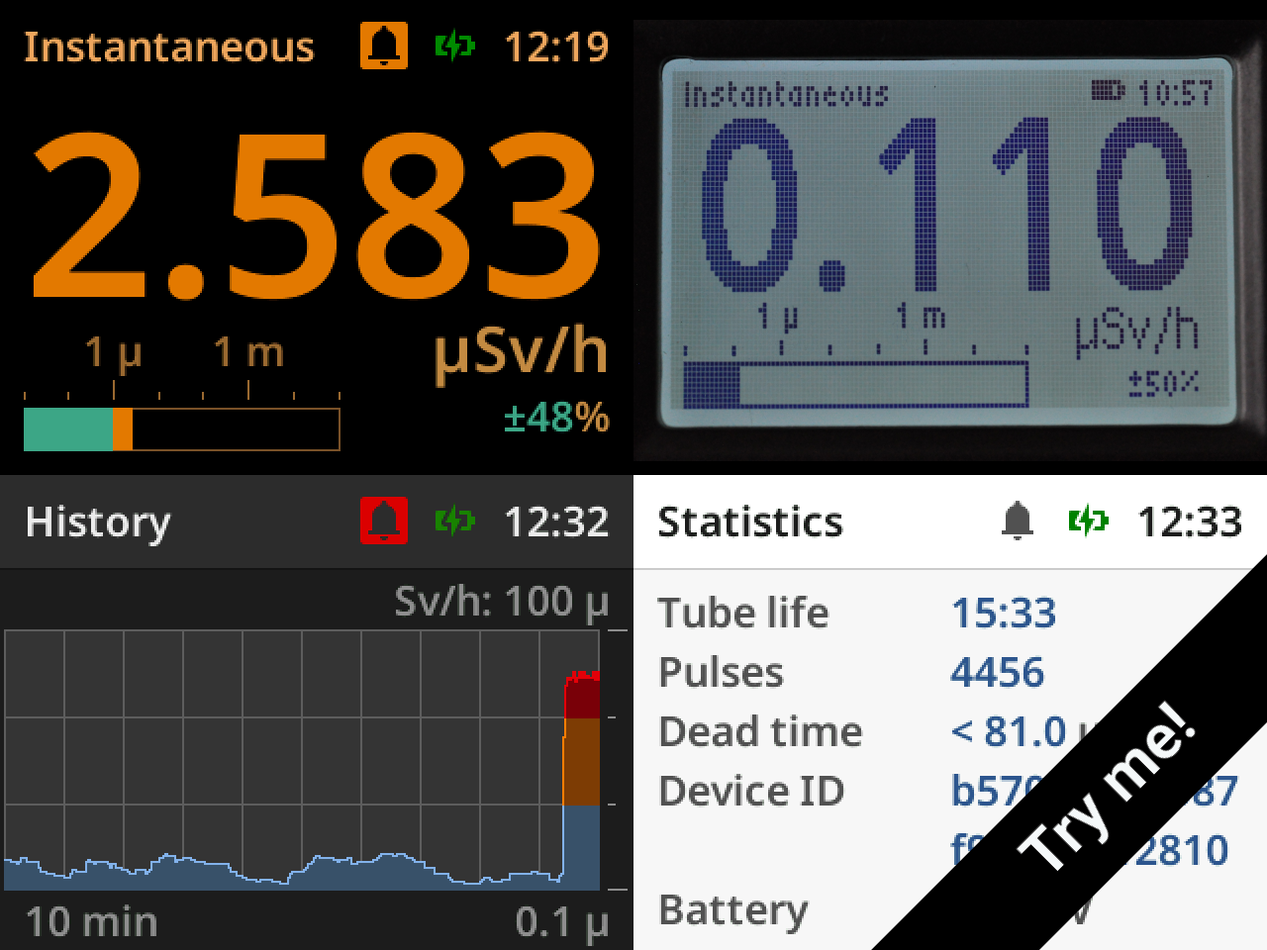
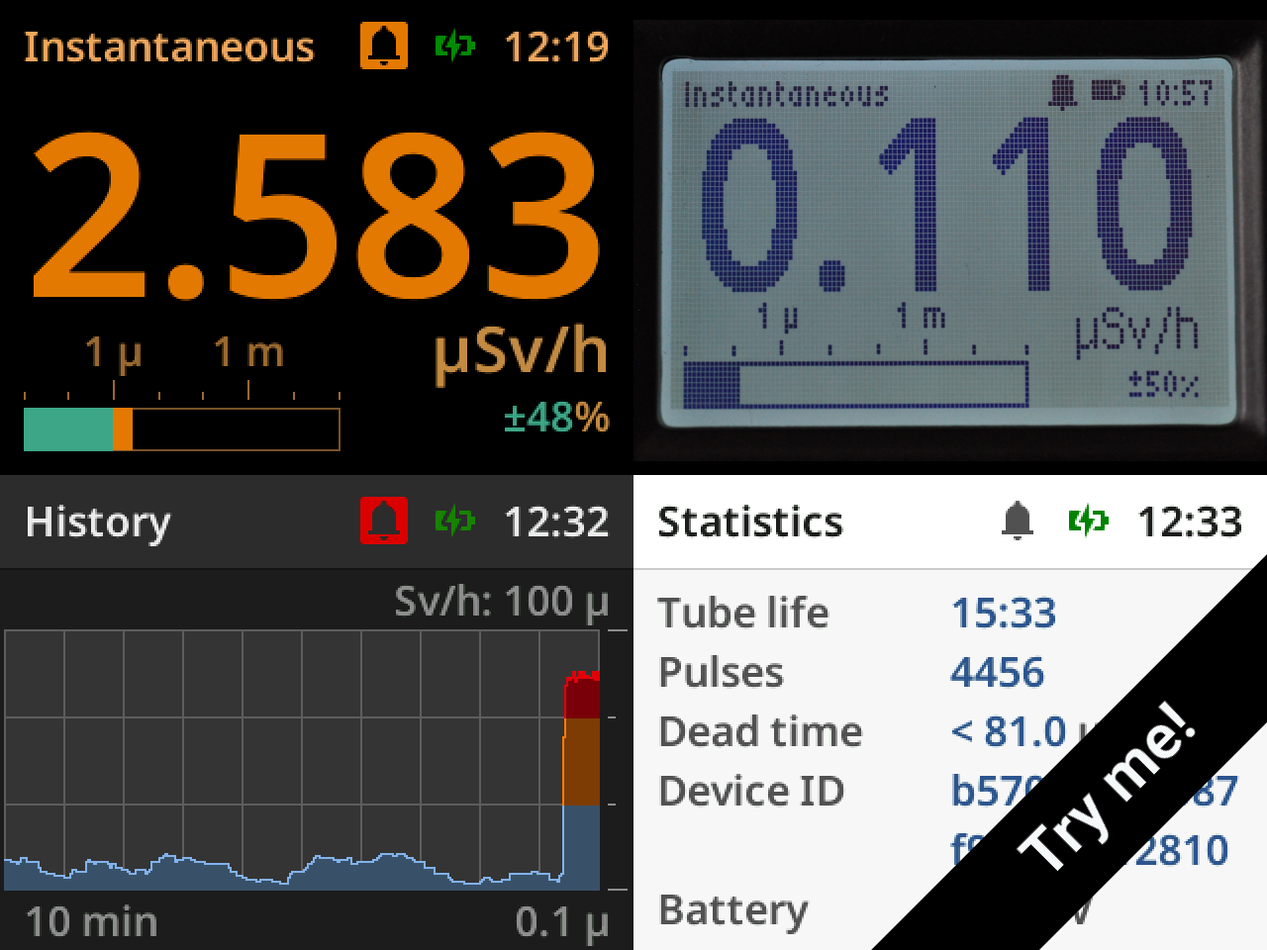
Before/after of a 1267 x 950 layered artwork. What changed in the layer stack:
painted on "Monochrome" over [1046, 73, 1202, 400]
